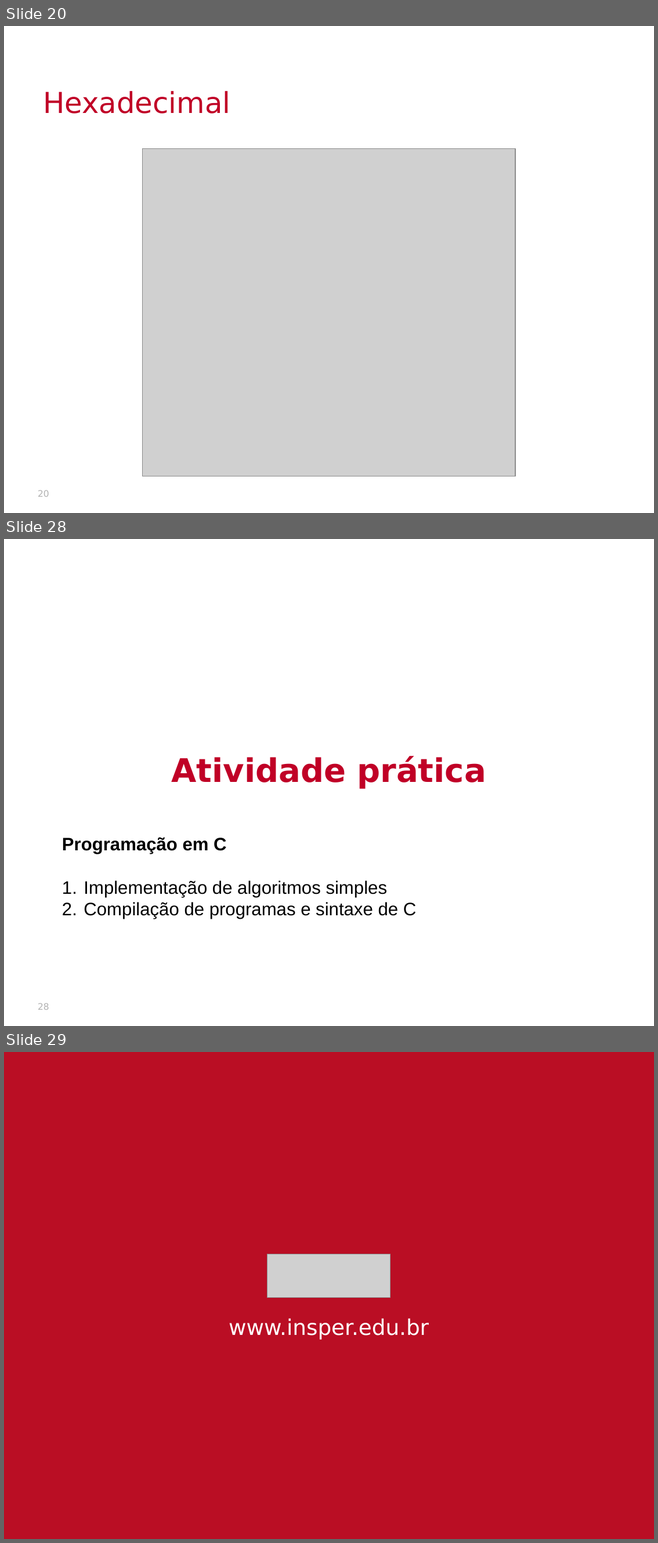
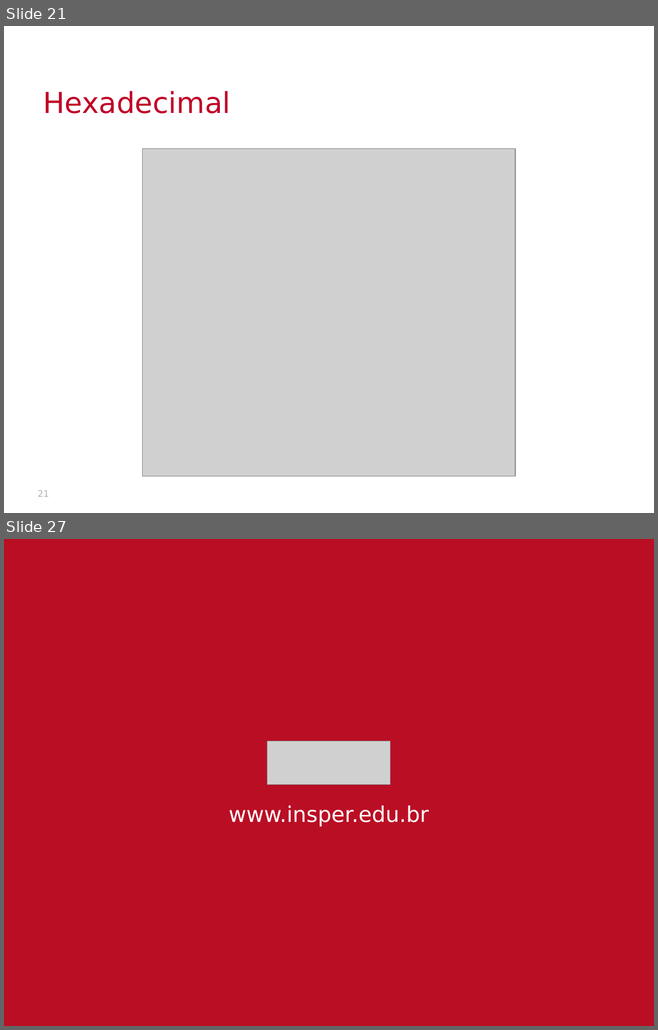
Before and after one commit to victorniubo/SistemasHardwareSoftware, a slide deck: aulas/02-inteiros/slides.pptx. Shown one above the other, each under a label of ours: slides 20, 28 and 29 before the commit, slides 21 and 27 after it; the slides between them are not shown. The pictures are 658x1543 and 658x1030 pixels, drawn with LibreOffice and Linux fonts; fonts in the diff are those of the drawing; grey boxes stand for pictures; background and template pictures are left out. Boxes give left, top, right and bottom in pixels: in the first picture for what was removed or moved away, otherwise in the second. Text is boxed around its words. In the diff, an @@ line names an element or a change of style, - is before the commit and + after.

```diff
--- a/aulas/02-inteiros/slides.pptx
+++ b/aulas/02-inteiros/slides.pptx
@@ slide 28 removed at <box>4,539,654,1026</box>, background picture (left out) @@
@@ text removed at <box>172,756,486,788</box> @@
-Atividade prática
@@ text removed at <box>62,837,416,919</box> @@
-Programação em C
-1. Implementação de algoritmos simples
-2. Compilação de programas e sintaxe de C
@@ page number removed at <box>38,1004,49,1010</box> @@
-28
@@ what was slide 20 is now slide 21 @@
@@ page number at <box>38,491,49,497</box>: text changed @@
-20
+21
@@ what was slide 29 is now slide 27 @@
```
Also in this commit, not shown: 6 slides added, 7 other slides removed, 9 other files.
